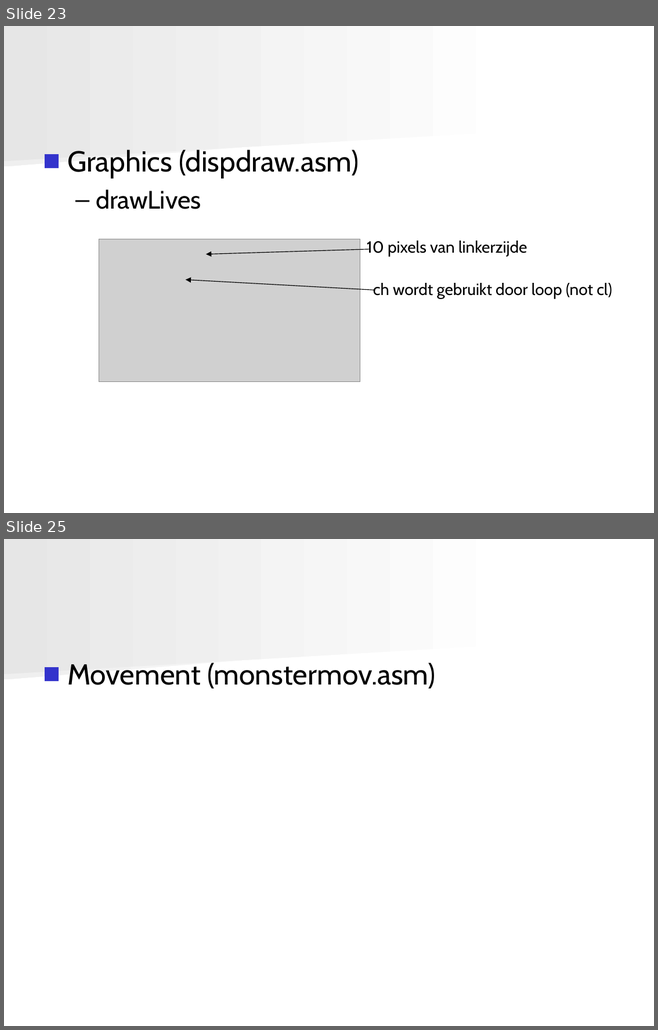
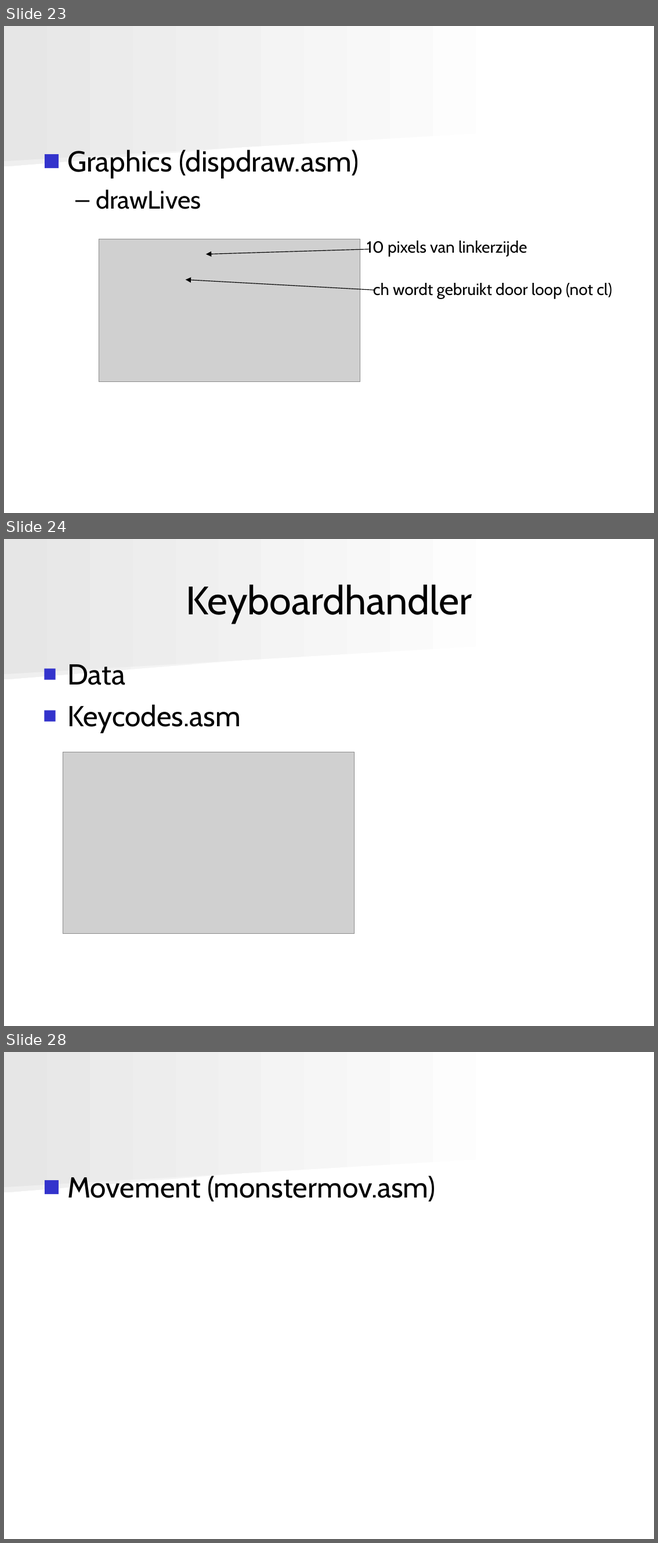
Before and after one commit to angryzor/space_invaders_8086, a slide deck: Presentatie.ppt. Shown one above the other, each under a label of ours: slides 23 and 25 before the commit, slides 23, 24 and 28 after it; the slides between them are not shown. The pictures are 658x1030 and 658x1543 pixels, drawn with LibreOffice and Linux fonts; fonts in the diff are those of the drawing; grey boxes stand for pictures. Boxes give left, top, right and bottom in pixels: in the first picture for what was removed or moved away, otherwise in the second. Text is boxed around its words. In the diff, an @@ line names an element or a change of style, - is before the commit and + after.

```diff
--- a/Presentatie.ppt
+++ b/Presentatie.ppt
@@ slide 24 added at (4,539,654,1026), background #FFFFFF; not listed: 2 template elements that a slide beside it also shows @@
@@ title added at (186,584,471,624), 44 pt, text #000000 @@
+Keyboardhandler
@@ text added at (67,664,241,733), 32 pt, text #000000 @@
+■ Data
+■ Keycodes.asm
@@ picture added at (63,752,354,934) @@
@@ what was slide 25 is now slide 28 @@
```
Also in this commit, not shown: 3 other slides added, 1 slide removed.
